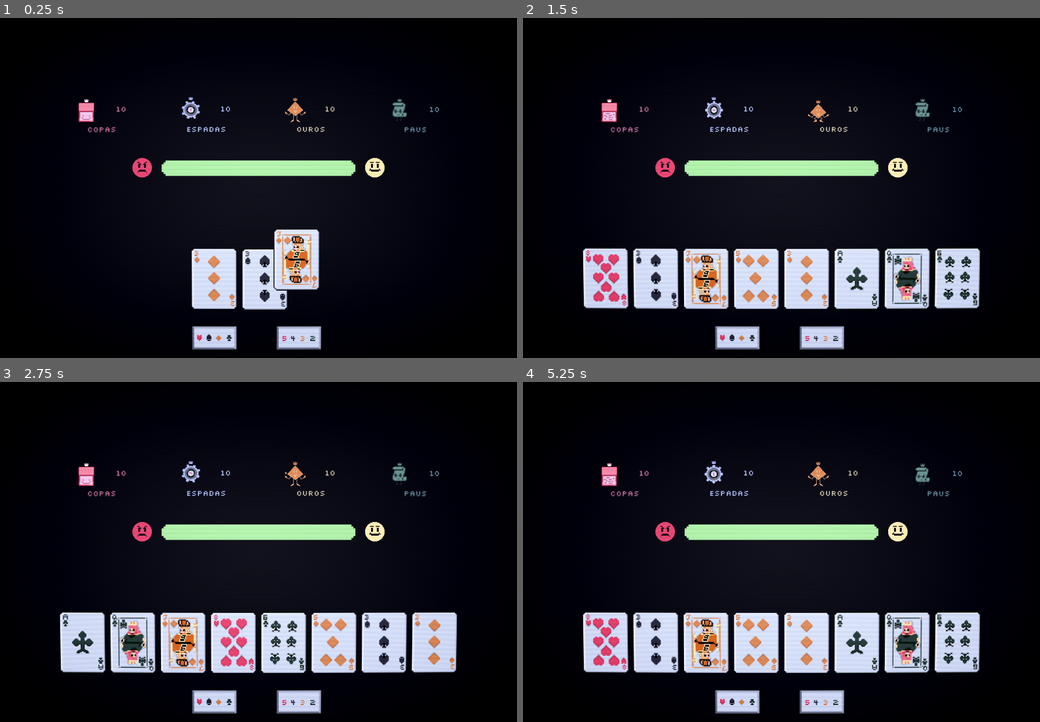
Above: before the commit, frames 1-4 (two rows, left to right).
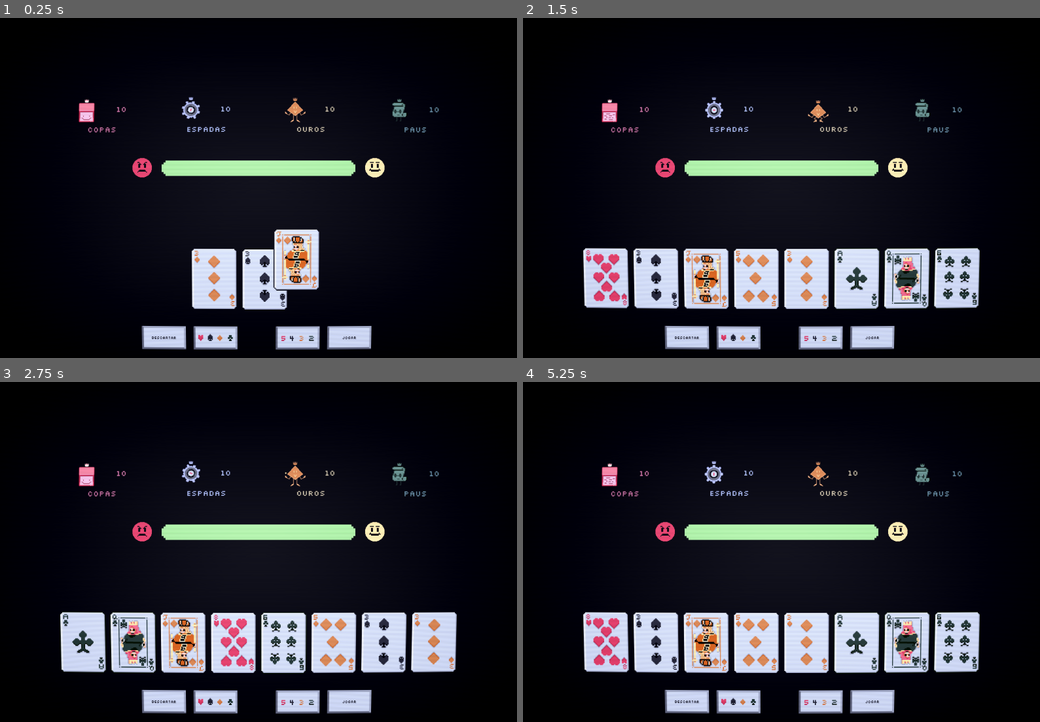
Above: after the commit, the same moments.

Repository: Ilwel/cards-against-captalism
Game: Godot game, scene res://Scenes/Match.tscn
Same seed, same stepped clock (60 frames per second), same inputs: the game is played once before the commit and once after it.
Inputs (mouse positions are in pixels of both pictures, inside the frame that each line leads up to):
- Up to frame 1 (0.25 s): no input
- Up to frame 2 (1.5 s): click (683, 337) at 0.5 s, where only the run after the commit has a clickable "Descartar"; click (740, 337) at 1.27 s
- Up to frame 3 (2.75 s): click (299, 701) at 2.02 s
- Up to frame 4 (5.25 s): click (874, 701) at 2.75 s, where only the run after the commit has a clickable "Jogar"; click (874, 701) at 3.5 s, where only the run after the commit has a clickable "Jogar"; click (683, 701) at 4.25 s, where only the run after the commit has a clickable "Descartar"; click (740, 701) at 5.02 s

The runs differ from the first frame. In frame 1, 1.7% of the frame differs, in the area x 15-85%, y 23-98%; in frame 2, 3.9%; in frame 3, 3.7%; in frame 4, 3.9%, in the area x 11-89%, y 23-98%.

Commit message:
feat: buttons

Diff:
--- /dev/null
+++ b/Scenes/Button.tscn
@@ -0,0 +1,40 @@
+[gd_scene load_steps=4 format=3 uid="uid://l3bg0aypcrry"]
+
+[ext_resource type="Texture2D" uid="uid://bug7cno60ll6i" path="res://Assets/Button.png" id="1_a506e"]
+[ext_resource type="FontFile" uid="uid://bnufkl36qskqa" path="res://Assets/Silkscreen-Regular.ttf" id="2_8bxxr"]
+
+[sub_resource type="GDScript" id="GDScript_a506e"]
+script/source = "extends Node
+
+@export var label = \"Descartar\"
+
+@onready var lbl = $Label
+
+# Called when the node enters the scene tree for the first time.
+func _ready() -> void:
+	lbl.text = label
+
+
+# Called every frame. 'delta' is the elapsed time since the previous frame.
+func _process(_delta: float) -> void:
+	pass
+"
+
+[node name="Button" type="Node2D"]
+script = SubResource("GDScript_a506e")
+
+[node name="Background" type="Sprite2D" parent="."]
+scale = Vector2(2, 2)
+texture = ExtResource("1_a506e")
+
+[node name="Label" type="Label" parent="."]
+offset_left = -42.0
+offset_top = -20.0
+offset_right = 42.0
+offset_bottom = 20.0
+theme_override_colors/font_color = Color(0.06666667, 0.06666667, 0.105882354, 1)
+theme_override_fonts/font = ExtResource("2_8bxxr")
+theme_override_font_sizes/font_size = 8
+text = "descartar"
+horizontal_alignment = 1
+vertical_alignment = 1
--- a/Scenes/Match.tscn
+++ b/Scenes/Match.tscn
@@ -1,11 +1,14 @@
-[gd_scene load_steps=11 format=4 uid="uid://bt0ph8lr4dd32"]
+[gd_scene load_steps=17 format=4 uid="uid://bt0ph8lr4dd32"]
 
 [ext_resource type="Texture2D" uid="uid://d00tycocbubke" path="res://Assets/BGTileSet.png" id="1_1feh6"]
 [ext_resource type="PackedScene" uid="uid://cjb78tj88asrp" path="res://Scenes/Bar.tscn" id="1_cctbq"]
 [ext_resource type="PackedScene" uid="uid://dljy2kebsnr40" path="res://Scenes/Indicators.tscn" id="3_g7nuy"]
 [ext_resource type="Shader" uid="uid://bctiv8y1gh1hc" path="res://Scripts/Ctr.gdshader" id="4_ninor"]
 [ext_resource type="PackedScene" uid="uid://b2h30dduhdmuf" path="res://Scenes/Hand.tscn" id="5_7i352"]
-[ext_resource type="PackedScene" uid="uid://dkb2g1v1nay2k" path="res://Scenes/SortButton.tscn" id="6_fjt5i"]
+[ext_resource type="FontFile" uid="uid://bnufkl36qskqa" path="res://Assets/Silkscreen-Regular.ttf" id="7_7qcfw"]
+[ext_resource type="Texture2D" uid="uid://bug7cno60ll6i" path="res://Assets/Button.png" id="7_fjt5i"]
+[ext_resource type="Texture2D" uid="uid://c35fqp48wy043" path="res://Assets/SuitsSortButton.png" id="8_7qcfw"]
+[ext_resource type="Texture2D" uid="uid://dqv63fttf273y" path="res://Assets/RankSortButton.png" id="9_csn1e"]
 
 [sub_resource type="TileSetAtlasSource" id="TileSetAtlasSource_4db06"]
 texture = ExtResource("1_1feh6")
@@ -42,6 +45,15 @@
 size = Vector2(1080, 720)
 center_offset = Vector3(540, 360, 0)
 
+[sub_resource type="StyleBoxTexture" id="StyleBoxTexture_7qcfw"]
+texture = ExtResource("7_fjt5i")
+
+[sub_resource type="StyleBoxTexture" id="StyleBoxTexture_csn1e"]
+texture = ExtResource("8_7qcfw")
+
+[sub_resource type="StyleBoxTexture" id="StyleBoxTexture_x3o1l"]
+texture = ExtResource("9_csn1e")
+
 [node name="Match" type="Node2D"]
 
 [node name="TileMapLayer" type="TileMapLayer" parent="."]
@@ -63,11 +75,60 @@
 [node name="Hand" parent="." instance=ExtResource("5_7i352")]
 position = Vector2(540, 384)
 
-[node name="SuitSort" parent="." node_paths=PackedStringArray("hand") instance=ExtResource("6_fjt5i")]
-position = Vector2(448, 672)
-hand = NodePath("../Hand")
+[node name="Button" type="Button" parent="."]
+offset_left = 296.0
+offset_top = 648.0
+offset_right = 388.0
+offset_bottom = 696.0
+theme_override_colors/font_color = Color(0.06666667, 0.06666667, 0.105882354, 1)
+theme_override_colors/font_focus_color = Color(0.06666667, 0.06666667, 0.105882354, 1)
+theme_override_colors/font_pressed_color = Color(0.06666667, 0.06666667, 0.105882354, 1)
+theme_override_colors/font_hover_color = Color(0.06666667, 0.06666667, 0.105882354, 1)
+theme_override_fonts/font = ExtResource("7_7qcfw")
+theme_override_font_sizes/font_size = 8
+theme_override_styles/normal = SubResource("StyleBoxTexture_7qcfw")
+theme_override_styles/pressed = SubResource("StyleBoxTexture_7qcfw")
+theme_override_styles/hover = SubResource("StyleBoxTexture_7qcfw")
+theme_override_styles/focus = SubResource("StyleBoxTexture_7qcfw")
+text = "Descartar"
 
-[node name="RankSort" parent="." node_paths=PackedStringArray("hand") instance=ExtResource("6_fjt5i")]
-position = Vector2(624, 672)
-type = 1
-hand = NodePath("../Hand")
+[node name="Button2" type="Button" parent="."]
+offset_left = 684.0
+offset_top = 648.0
+offset_right = 776.0
+offset_bottom = 696.0
+theme_override_colors/font_color = Color(0.06666667, 0.06666667, 0.105882354, 1)
+theme_override_colors/font_focus_color = Color(0.06666667, 0.06666667, 0.105882354, 1)
+theme_override_colors/font_pressed_color = Color(0.06666667, 0.06666667, 0.105882354, 1)
+theme_override_colors/font_hover_color = Color(0.06666667, 0.06666667, 0.105882354, 1)
+theme_override_fonts/font = ExtResource("7_7qcfw")
+theme_override_font_sizes/font_size = 8
+theme_override_styles/normal = SubResource("StyleBoxTexture_7qcfw")
+theme_override_styles/pressed = SubResource("StyleBoxTexture_7qcfw")
+theme_override_styles/hover = SubResource("StyleBoxTexture_7qcfw")
+theme_override_styles/focus = SubResource("StyleBoxTexture_7qcfw")
+text = "Jogar"
+
+[node name="Button3" type="Button" parent="."]
+offset_left = 404.0
+offset_top = 648.0
+offset_right = 496.0
+offset_bottom = 696.0
+theme_override_styles/normal = SubResource("StyleBoxTexture_csn1e")
+theme_override_styles/pressed = SubResource("StyleBoxTexture_csn1e")
+theme_override_styles/hover = SubResource("StyleBoxTexture_csn1e")
+theme_override_styles/focus = SubResource("StyleBoxTexture_csn1e")
+
+[node name="Button4" type="Button" parent="."]
+offset_left = 576.0
+offset_top = 648.0
+offset_right = 668.0
+offset_bottom = 696.0
+theme_override_styles/normal = SubResource("StyleBoxTexture_x3o1l")
+theme_override_styles/pressed = SubResource("StyleBoxTexture_x3o1l")
+theme_override_styles/hover = SubResource("StyleBoxTexture_x3o1l")
+theme_override_styles/focus = SubResource("StyleBoxTexture_x3o1l")
+
+[connection signal="pressed" from="Button" to="Hand" method="_on_button_pressed"]
+[connection signal="pressed" from="Button3" to="Hand" method="_on_button_3_pressed"]
+[connection signal="pressed" from="Button4" to="Hand" method="_on_button_4_pressed"]
--- a/Scripts/Ctr.gdshader
+++ b/Scripts/Ctr.gdshader
@@ -1,7 +1,7 @@
 shader_type canvas_item;
 render_mode unshaded, skip_vertex_transform;
 
-const float curvature = 9.0;
+const float curvature = 7.0;
 const float vignette_mul = 0.1;
 
 uniform sampler2D screen_texture: hint_screen_texture;
--- a/Scripts/Hand.gd
+++ b/Scripts/Hand.gd
@@ -5,11 +5,26 @@
 const CARD_GAP: float = 8
 const ROW_Y: float = 550
 
+var last_sort = "rank"
+
 var CardScene = preload("res://Scenes/Card.tscn")
 
 var pulling_cards = false
 
-var highligh_cards = []
+var highlight_cards = []
+
+func discard_highlights():
+	for card in highlight_cards:
+		update_card_transform(card, Vector2(2000, card.global_position.y))
+		await get_tree().create_timer(0.05).timeout
+		remove_child(card)
+	reposition_cards()
+	await draw_n(highlight_cards.size())
+	highlight_cards = []
+	if last_sort == 'rank':
+		sort_hand_rank()
+	else:
+		sort_hand_suits()
 
 func add_card(card_id) -> void:
 	var card: Card = CardScene.instantiate()
@@ -21,11 +36,11 @@
 	card.connect('click', on_card_click.bind(card))
 
 func on_card_click(card:Card):
-	if highligh_cards.has(card):
-		var card_index = highligh_cards.find(card)
-		highligh_cards.remove_at(card_index)
+	if highlight_cards.has(card):
+		var card_index = highlight_cards.find(card)
+		highlight_cards.remove_at(card_index)
 	elif not pulling_cards:
-		highligh_cards.push_back(card)
+		highlight_cards.push_back(card)
 	reposition_cards()
 
 func draw_n(n: int):
@@ -66,7 +81,9 @@
 
 	for c in cards:
 		move_child(c,get_child_count()-1)
+	highlight_cards = []
 	reposition_cards()
+	last_sort = 'suits'
 
 func sort_hand_rank()->void:
 	var cards = get_children()
@@ -79,7 +96,9 @@
 
 	for c in cards:
 		move_child(c,get_child_count()-1)
+	highlight_cards = []
 	reposition_cards()
+	last_sort = 'rank'
 
 func _calc_start_x(count:int)->float:
 	var screen_w := get_viewport_rect().size.x
@@ -96,7 +115,7 @@
 	for i in range(get_children().size()):
 		var card = get_children()[i]
 		var target_y = ROW_Y
-		if highligh_cards.has(card):
+		if highlight_cards.has(card):
 			target_y -= 64
 		var target_pos := Vector2(start_x + i * (CARD_WIDTH + CARD_GAP), target_y)
 		update_card_transform(card, target_pos)
@@ -111,3 +130,18 @@
 func _ready() -> void:
 	await draw_n(Match.get_hand_size())
 	sort_hand_rank()
+
+
+func _on_button_pressed() -> void:
+	if highlight_cards.size() > 0:
+		discard_highlights()
+
+
+func _on_button_3_pressed() -> void:
+	sort_hand_suits()
+	last_sort = "suits"
+
+
+func _on_button_4_pressed() -> void:
+	sort_hand_rank()
+	last_sort = "rank"
Binary file added: Assets/Button.png
Not shown, added: Assets/Button.png.import
